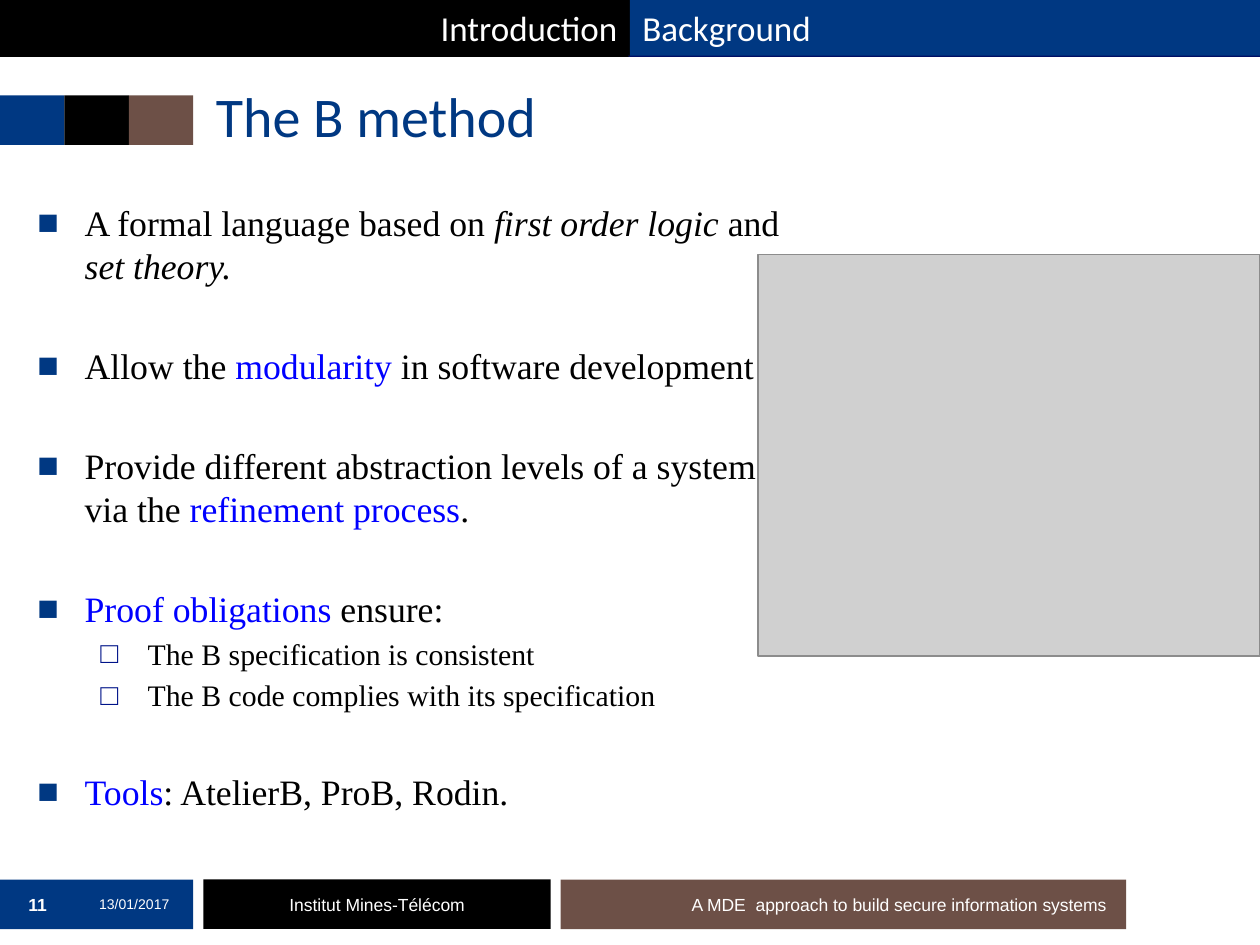
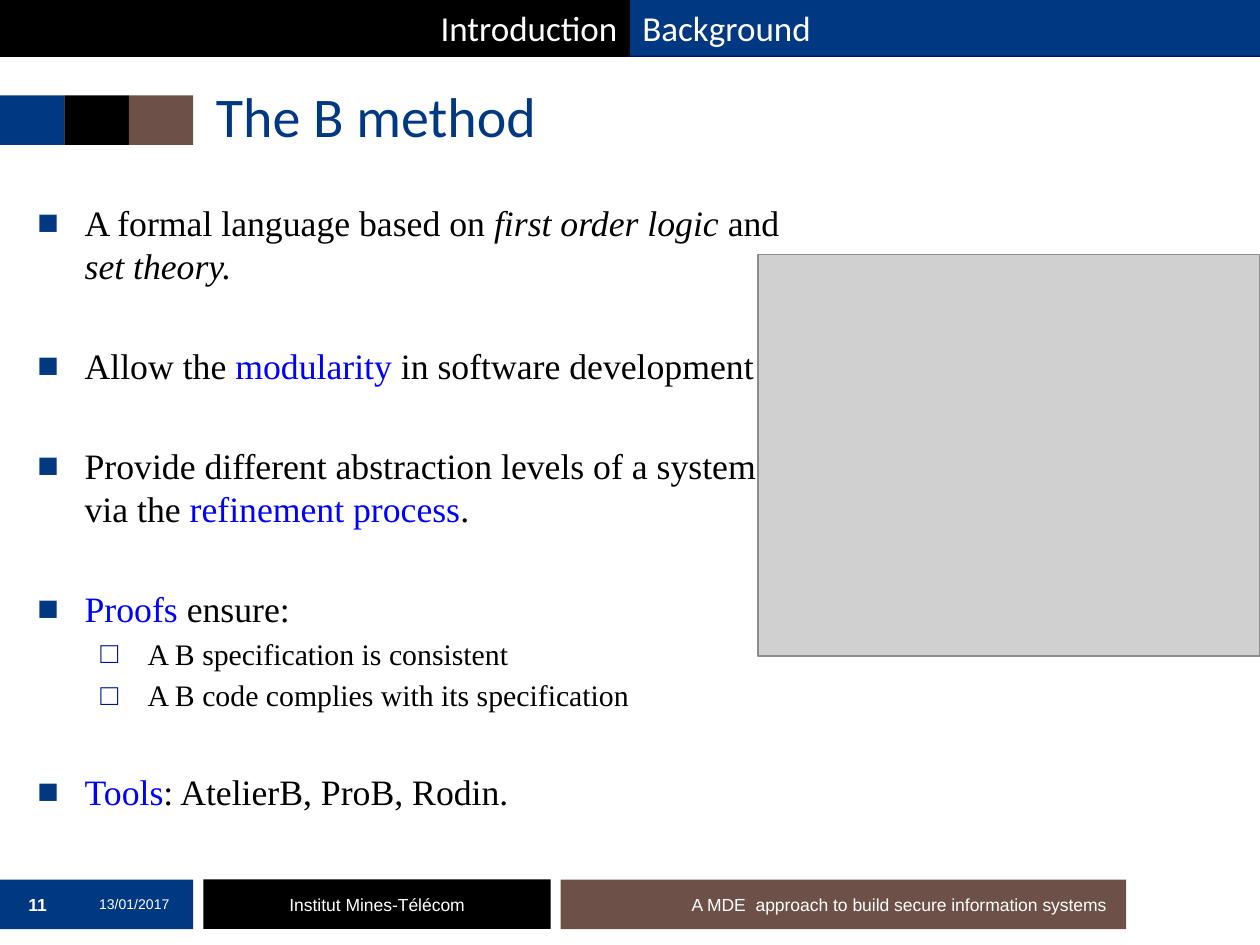
Before and after one commit to mai-ng/phdDefense, a slide deck: slide 11 of slides/presentation-defense.pptx. Drawn at 1260x945 pixels with LibreOffice and Linux fonts; fonts in the diff are those of the drawing; grey boxes stand for pictures; background and template pictures are left out. Boxes give left, top, right and bottom in pixels: in the first picture for what was removed or moved away, otherwise in the second. Text is boxed around its words. In the diff, an @@ line names an element or a change of style, - is before the commit and + after.

```diff
--- a/slides/presentation-defense.pptx
+++ b/slides/presentation-defense.pptx
@@ text at box(85, 597, 629, 712): text changed @@
-■ Proof obligations ensure:
-  □ The B specification is consistent
-  □ The B code complies with its specification
+■ Proofs ensure:
+  □ A B specification is consistent
+  □ A B code complies with its specification
```
Also in this commit, not shown: 11 other slides changed.
